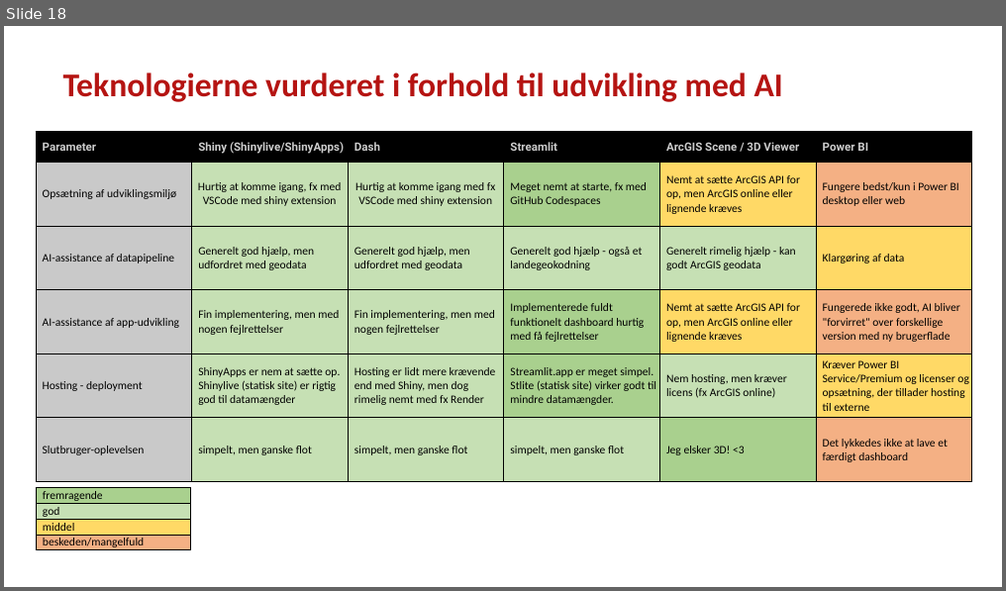
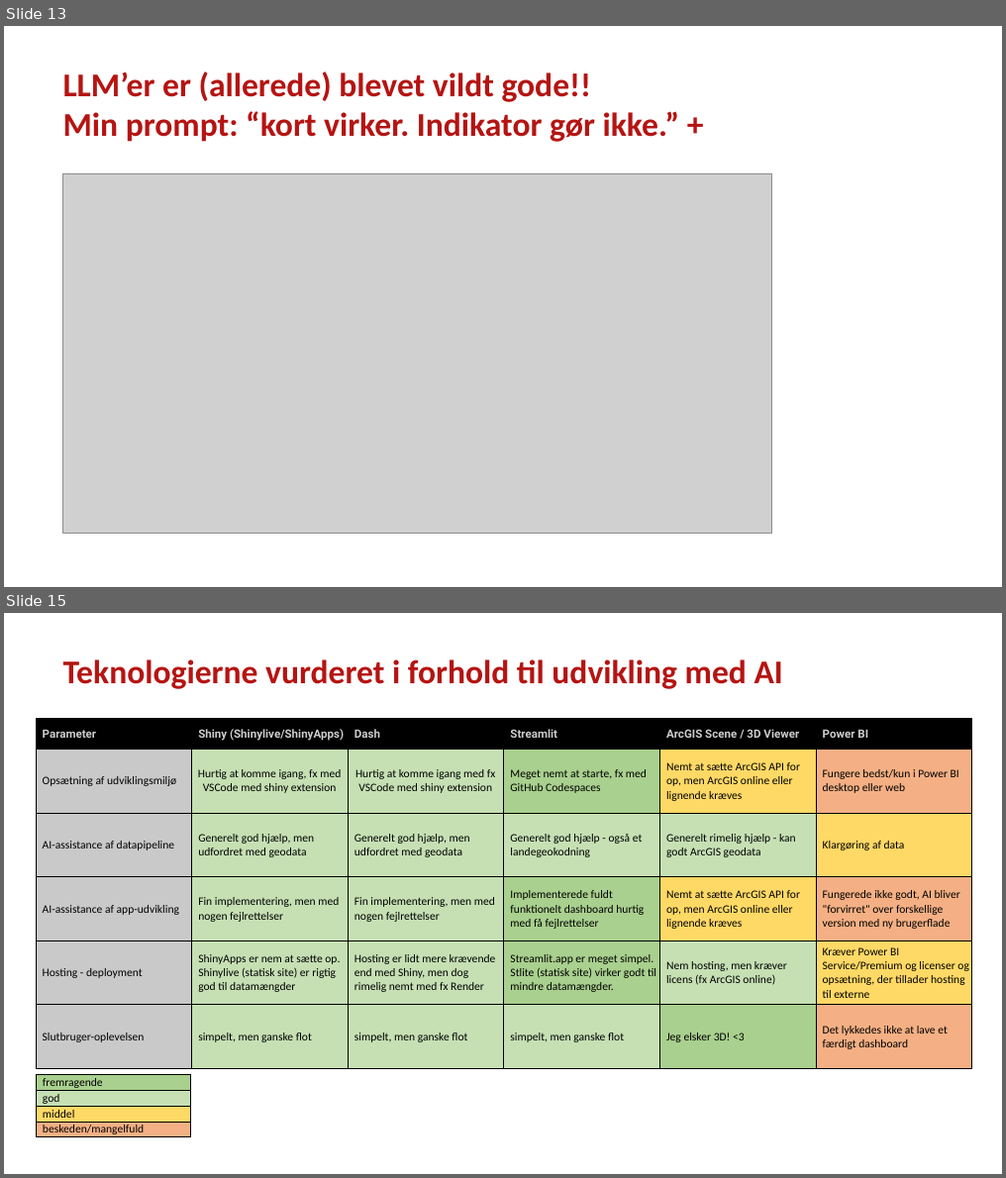
Before and after one commit to steenhulthin/DEK26_Vibe-coding-AI-assisteret-udvikling-og-ArcGIS, a slide deck: Vibe coding og AI-assisteret udvikling af geodata-dashboards - Steen Hulthin Rasmussen - SSI - 14.11.2025.pptx. Shown one above the other, each under a label of ours: slide 18 before the commit, slides 13 and 15 after it; the slides between them are not shown. The pictures are 1006x591 and 1006x1178 pixels, drawn with LibreOffice and Linux fonts; fonts in the diff are those of the drawing; grey boxes stand for pictures; background and template pictures are left out. Boxes give left, top, right and bottom in pixels: in the first picture for what was removed or moved away, otherwise in the second. Text is boxed around its words. In the diff, an @@ line names an element or a change of style, - is before the commit and + after.

```diff
--- a/Vibe coding og AI-assisteret udvikling af geodata-dashboards - Steen Hulthin Rasmussen - SSI - 14.11.2025.pptx
+++ b/Vibe coding og AI-assisteret udvikling af geodata-dashboards - Steen Hulthin Rasmussen - SSI - 14.11.2025.pptx
@@ slide 13 added at (4,26,1002,587), background #FFFFFF @@
@@ title added at (63,72,680,142), 32 pt, text #B51412, bold @@
+LLM’er er (allerede) blevet vildt gode!!
+Min prompt: “kort virker. Indikator gør ikke.” +
@@ picture added at (63,174,772,533) @@
@@ what was slide 18 is now slide 15 @@
```
Also in this commit, not shown: 4 slides changed, 4 other slides added, 5 slides removed, 3 other files.
